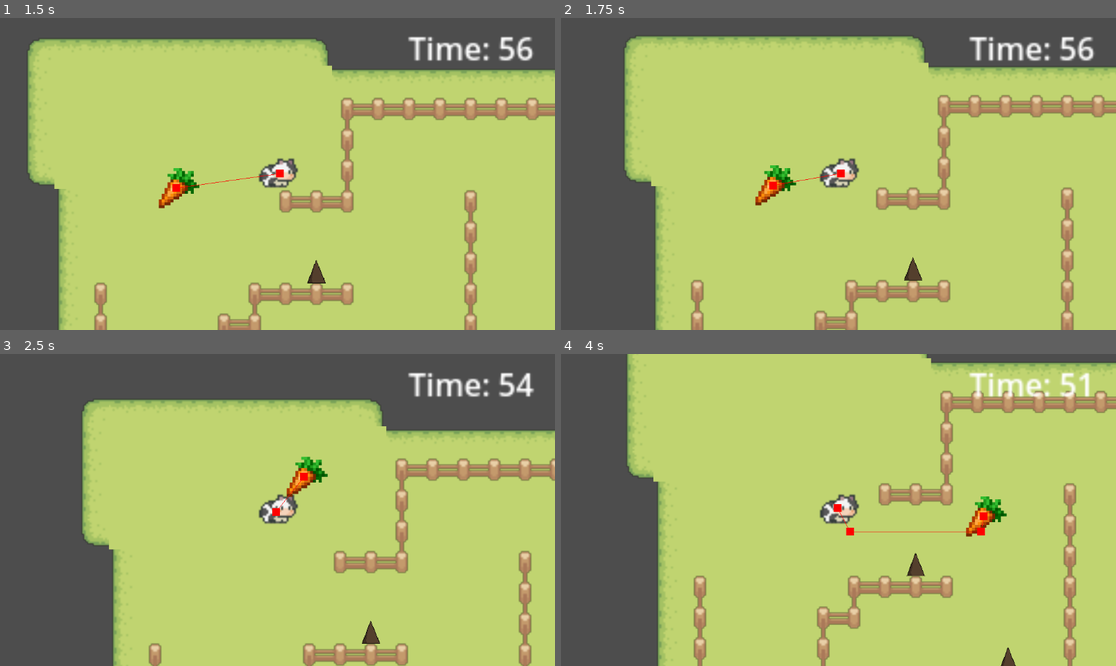
Above: before the commit, frames 1-4 (two rows, left to right).
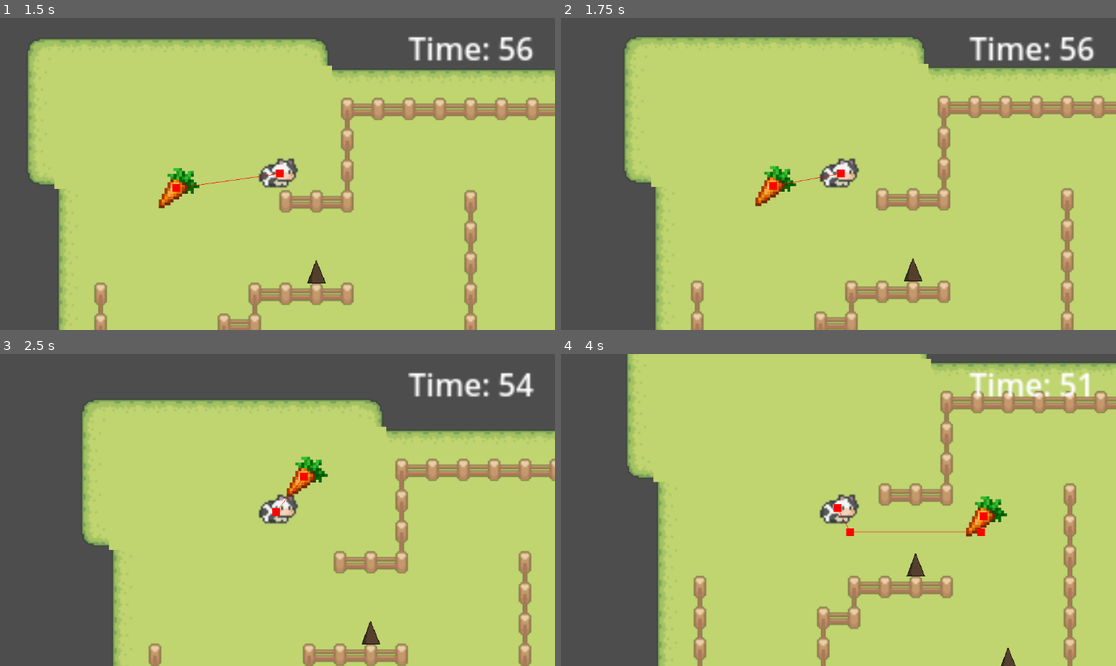
Above: after the commit, the same moments.

Repository: Dguerr15/Prototype3AnimalGuide
Game: Godot game, scene res://main.tscn
Two runs of this game, one before a commit and one after it. Both use one fixed random seed, a clock stepped at 60 frames per second and the inputs below.
Inputs (mouse positions are in pixels of both pictures, inside the frame that each line leads up to):
- Up to frame 1 (1.5 s): tap Enter at 0.5 s; move the mouse to (399, 158) at 0.52 s; click (399, 158) at 0.67 s; move the mouse to (166, 189) at 1.27 s; click (166, 189) at 1.42 s
- Up to frame 2 (1.75 s): no input
- Up to frame 3 (2.5 s): move the mouse to (333, 441) at 2.02 s; click (333, 441) at 2.17 s
- Up to frame 4 (4 s): move the mouse to (810, 572) at 2.77 s; click (810, 572) at 2.92 s; move the mouse to (1005, 556) at 3.52 s; click (1005, 556) at 3.67 s

Frame 1 is identical in both runs. In frame 2, 1.7% of the frame differs, in the area x 11-100%, y 5-100%; in frame 3, less than 0.1%; in frame 4, less than 0.1%.

Commit message:
slight improvement on pathfinding

Diff:
--- a/guide-animal/animal.tscn
+++ b/guide-animal/animal.tscn
@@ -1,10 +1,10 @@
 [gd_scene load_steps=4 format=3 uid="uid://sjxdrt58o1os"]
 
-[ext_resource type="Script" uid="uid://l67kjoqufqqk" path="res://animal.gd" id="1_23vr7"]
+[ext_resource type="Script" uid="uid://682vjsyohm3v" path="res://animal.gd" id="1_23vr7"]
 [ext_resource type="Texture2D" uid="uid://b16n6rhr7b8pk" path="res://Assets/Cow.png" id="2_23vr7"]
 
 [sub_resource type="RectangleShape2D" id="RectangleShape2D_23vr7"]
-size = Vector2(6, 5)
+size = Vector2(8, 5)
 
 [node name="CharacterBody2D" type="CharacterBody2D" groups=["Animal"]]
 script = ExtResource("1_23vr7")
@@ -14,8 +14,10 @@
 shape = SubResource("RectangleShape2D_23vr7")
 
 [node name="Sprite2D" type="Sprite2D" parent="."]
-position = Vector2(1.1920929e-07, -1.1920929e-07)
 scale = Vector2(-0.38190553, 0.3969575)
 texture = ExtResource("2_23vr7")
 
 [node name="NavigationAgent2D" type="NavigationAgent2D" parent="."]
+path_desired_distance = 0.5
+target_desired_distance = 4.0
+radius = 2.5
--- a/guide-animal/main.tscn
+++ b/guide-animal/main.tscn
@@ -291,6 +291,10 @@
 scale = Vector2(2.495, 2.495)
 
 [node name="NavigationAgent2D2" type="NavigationAgent2D" parent="CharacterBody2D"]
+path_desired_distance = 0.5
+target_desired_distance = 4.0
+avoidance_enabled = true
+radius = 2.5
 
 [node name="Camera2D" type="Camera2D" parent="CharacterBody2D"]
 scale = Vector2(0.40080163, 0.40080163)
